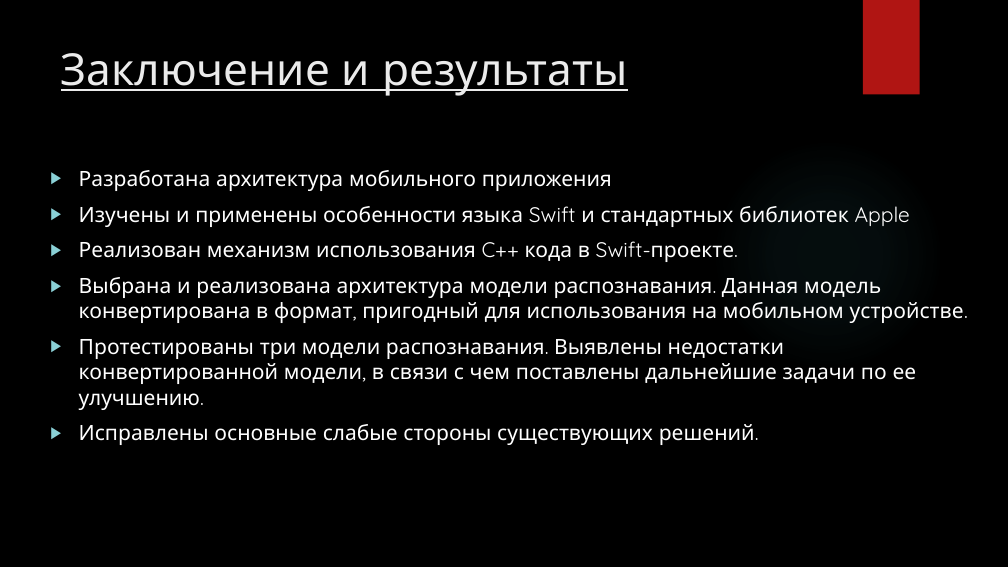
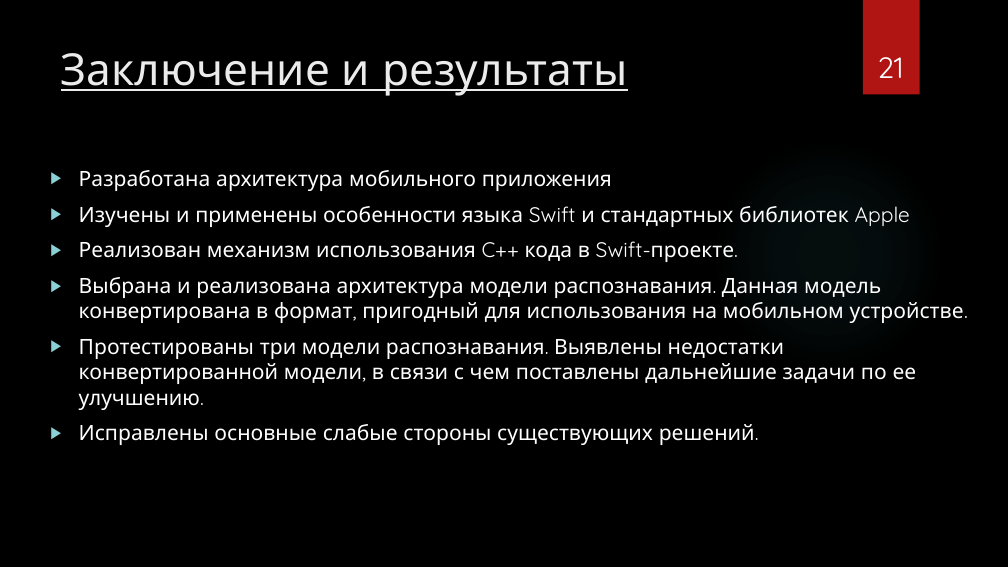
Before and after one commit to JerryCh0/mipt_diploma, a slide deck: slide 21 of representation/final_presentation.pptx. Drawn at 1008x567 pixels with LibreOffice and Linux fonts; fonts in the diff are those of the drawing; background and template pictures are left out. Boxes give left, top, right and bottom in pixels: in the first picture for what was removed or moved away, otherwise in the second. Text is boxed around its words. In the diff, an @@ line names an element or a change of style, - is before the commit and + after.

```diff
--- a/representation/final_presentation.pptx
+++ b/representation/final_presentation.pptx
@@ page number added at (877,57,903,78), 28 pt, text #FFFFFF @@
+21
```
Also in this commit, not shown: 20 other slides changed, 4 other files.
